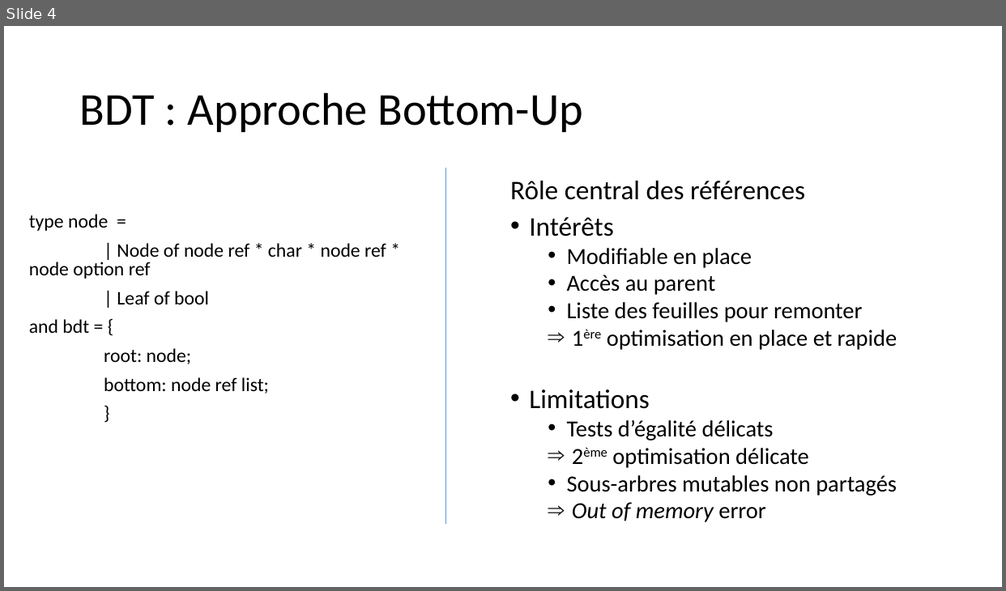
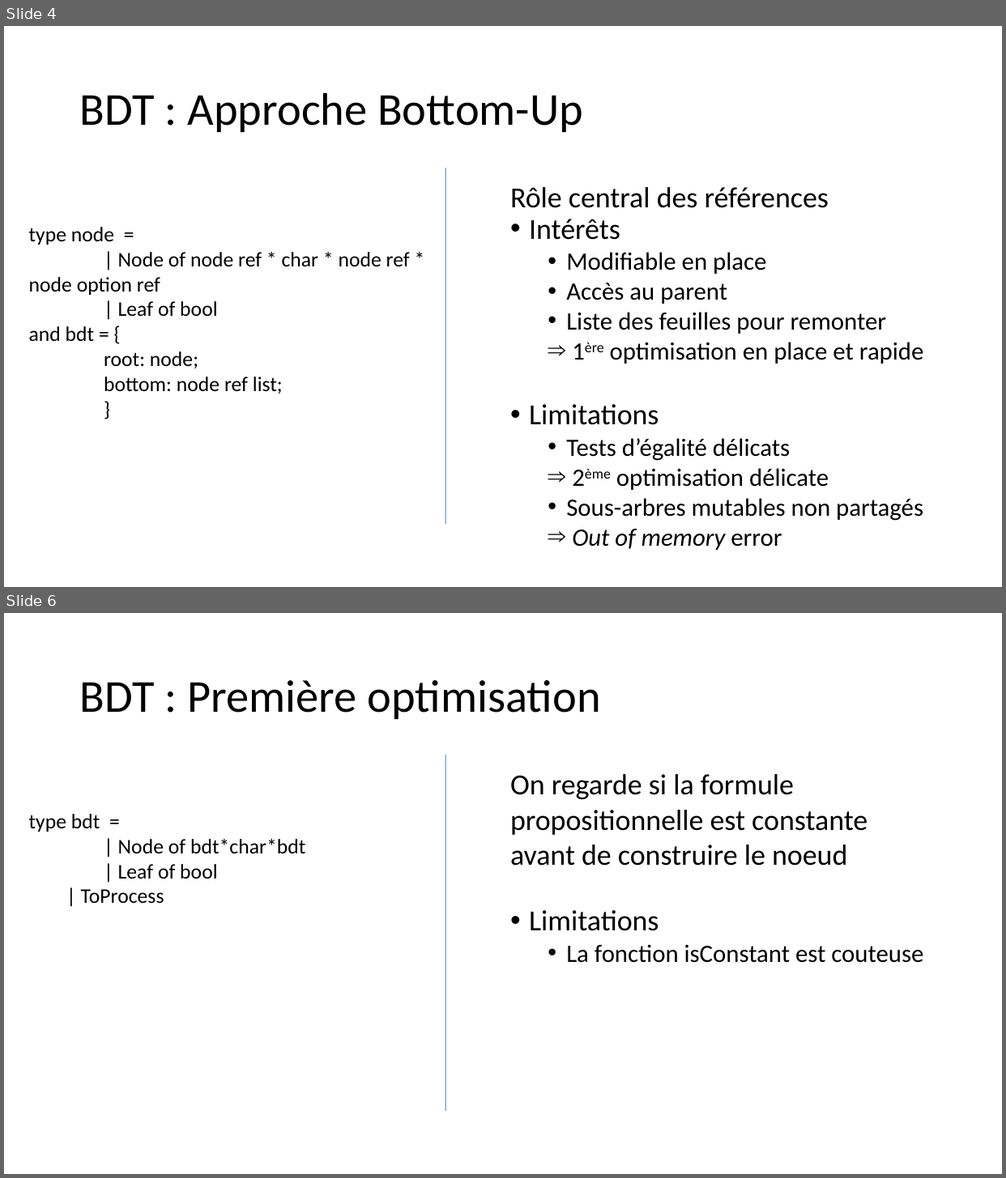
Before and after one commit to VinceDld/inf441_bdd_tetravex, a slide deck: Rapport/Soutenance orale.pptx. Shown one above the other, each under a label of ours: slide 4 before the commit, slides 4 and 6 after it; the slides between them are not shown. The pictures are 1006x591 and 1006x1178 pixels, drawn with LibreOffice and Linux fonts; fonts in the diff are those of the drawing. Boxes give left, top, right and bottom in pixels: in the first picture for what was removed or moved away, otherwise in the second. Text is boxed around its words. In the diff, an @@ line names an element or a change of style, - is before the commit and + after.

```diff
--- a/Rapport/Soutenance orale.pptx
+++ b/Rapport/Soutenance orale.pptx
@@ slide 6 added at box(4, 613, 1002, 1174), background #FFFFFF @@
@@ text added at box(80, 680, 601, 719), 44 pt, text #000000 @@
+BDT : Première optimisation
@@ line added from (445, 756) to (445, 1112), #4B7EBC 0.75 pt @@
@@ text added at box(510, 774, 923, 963), 28 pt, text #000000 @@
+On regarde si la formule propositionnelle est constante avant de construire le noeud
+• Limitations
+  • La fonction isConstant est couteuse
@@ text added at box(29, 814, 305, 904), 20 pt, text #000000 @@
+type bdt =
+| Node of bdt*char*bdt
+| Leaf of bool
+| ToProcess
@@ slide 4 changed as well @@
@@ text "type node =" at box(29, 227, 410, 394): size 18.5 to 20 pt; line spacing 0.8 to 1; less space between paragraphs @@
@@ line (445, 169) - (445, 525): stroke #5B9BD5 0.5 pt to #4B7EBC 0.75 pt @@
@@ text "Rôle central des références" at box(510, 187, 924, 550): size 25.9 to 28 pt in "Rôle central des références", "Intérêts", "Limitations"; size 22.2 to 24 pt in "Modifiable en place", "Accès au parent", "Liste des feuilles pour remonter", "1ère optimisation en place et rapide" and 4 more places; line spacing 0.8 to 1; less space between paragraphs; line spacing 0.8 to 0.9 @@
```
Also in this commit, not shown: 3 other slides changed, 3 other slides added.
